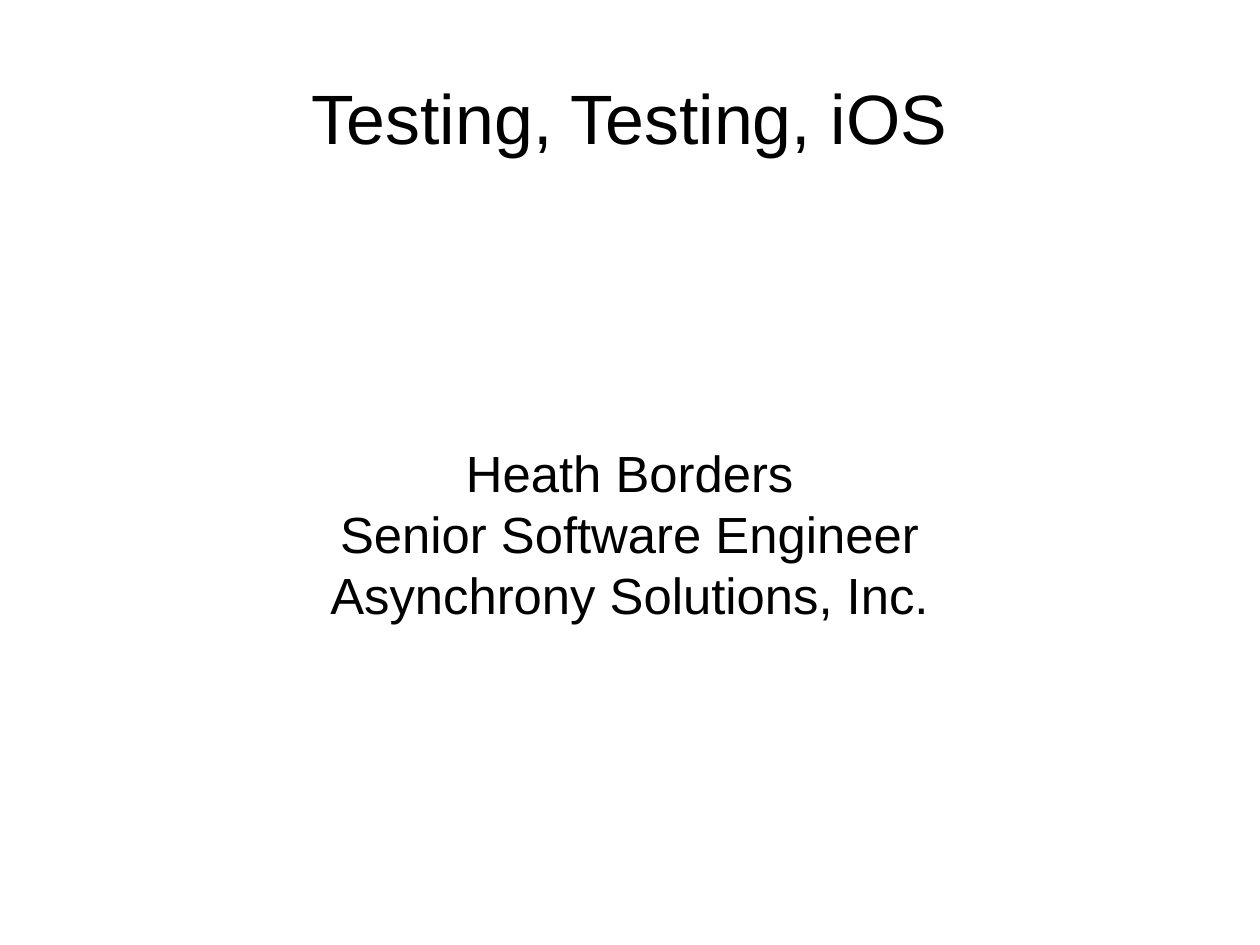
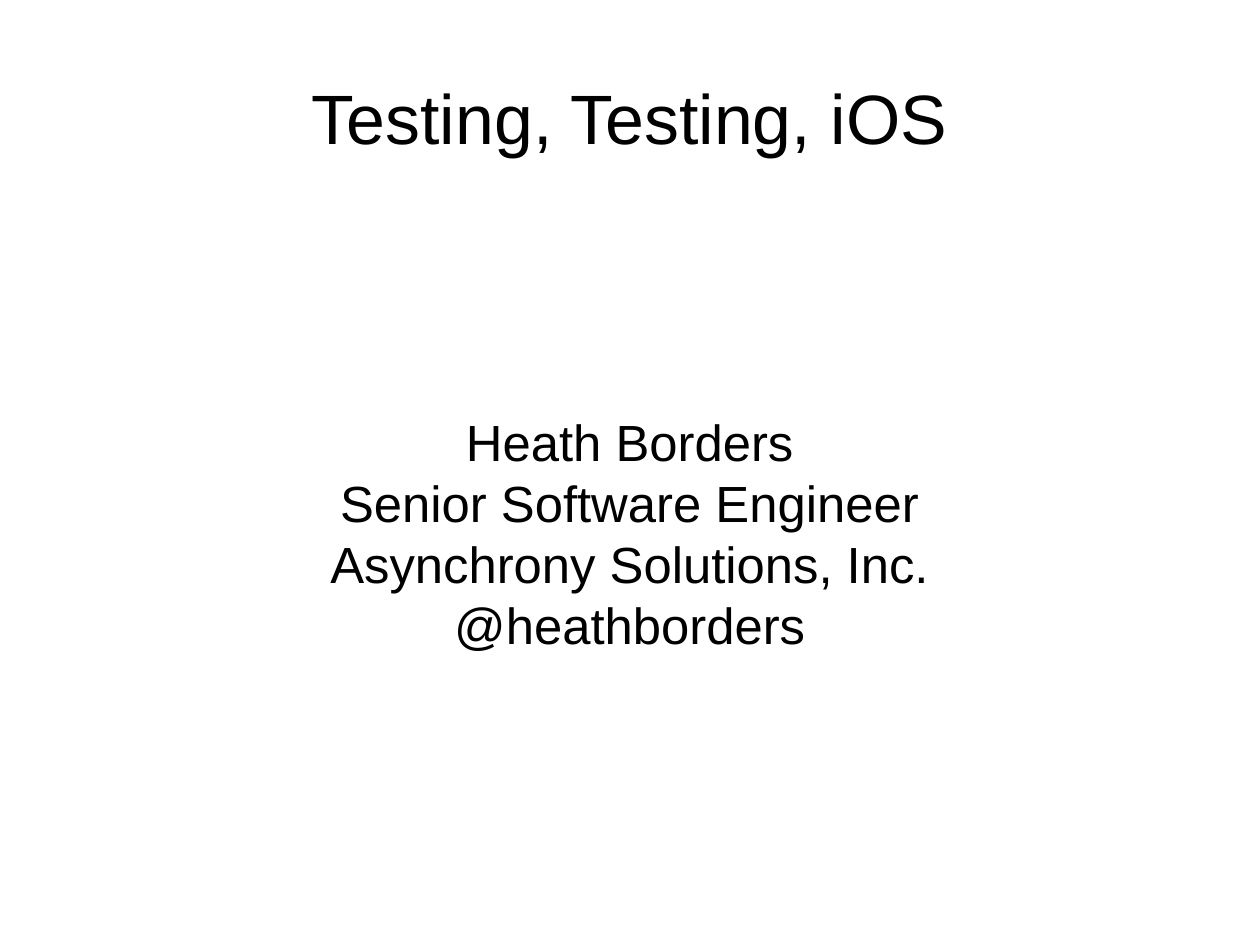
Before and after one commit to StlMobileDev/iPhone-Testing, a slide deck: slide 1 of Testing-Testing-iOS.odp. Drawn at 1260x945 pixels with LibreOffice and Linux fonts; fonts in the diff are those of the drawing. Boxes give left, top, right and bottom in pixels: in the first picture for what was removed or moved away, otherwise in the second. Text is boxed around its words. In the diff, an @@ line names an element or a change of style, - is before the commit and + after.

Commit message:
Cleaned up typos, added twitter handle.

```diff
--- a/Testing-Testing-iOS.odp
+++ b/Testing-Testing-iOS.odp
@@ subtitle at bbox=[454, 607, 805, 651]: paragraph added @@
+@heathborders
```
